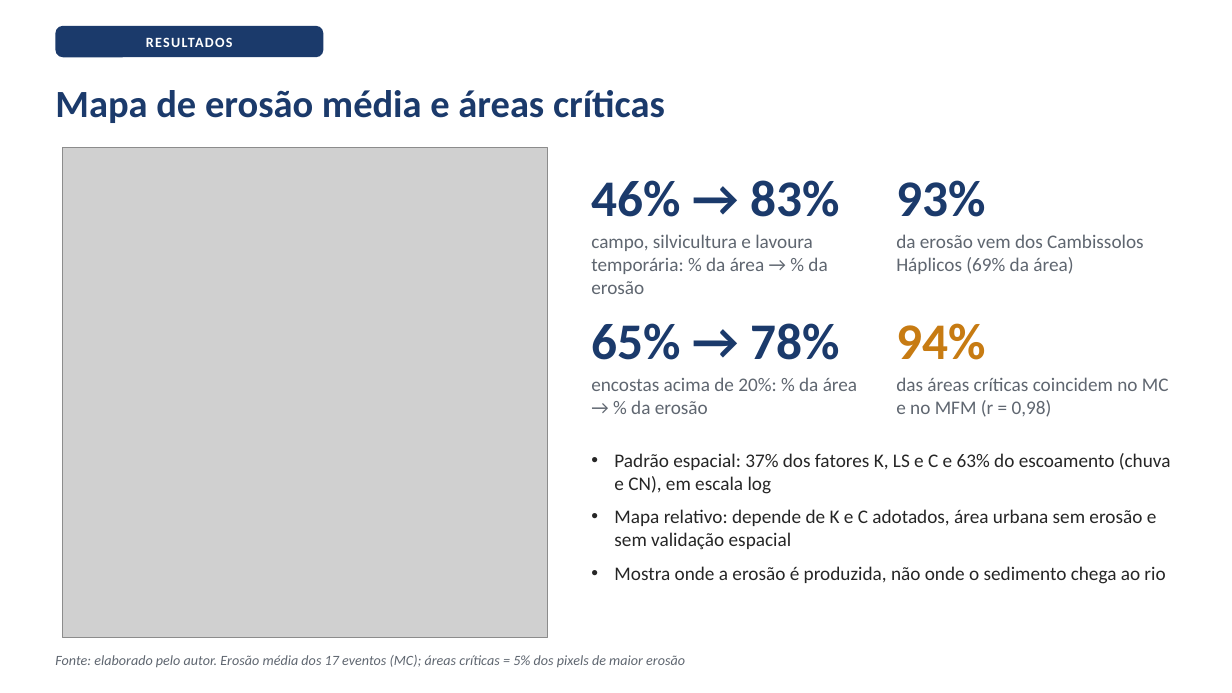
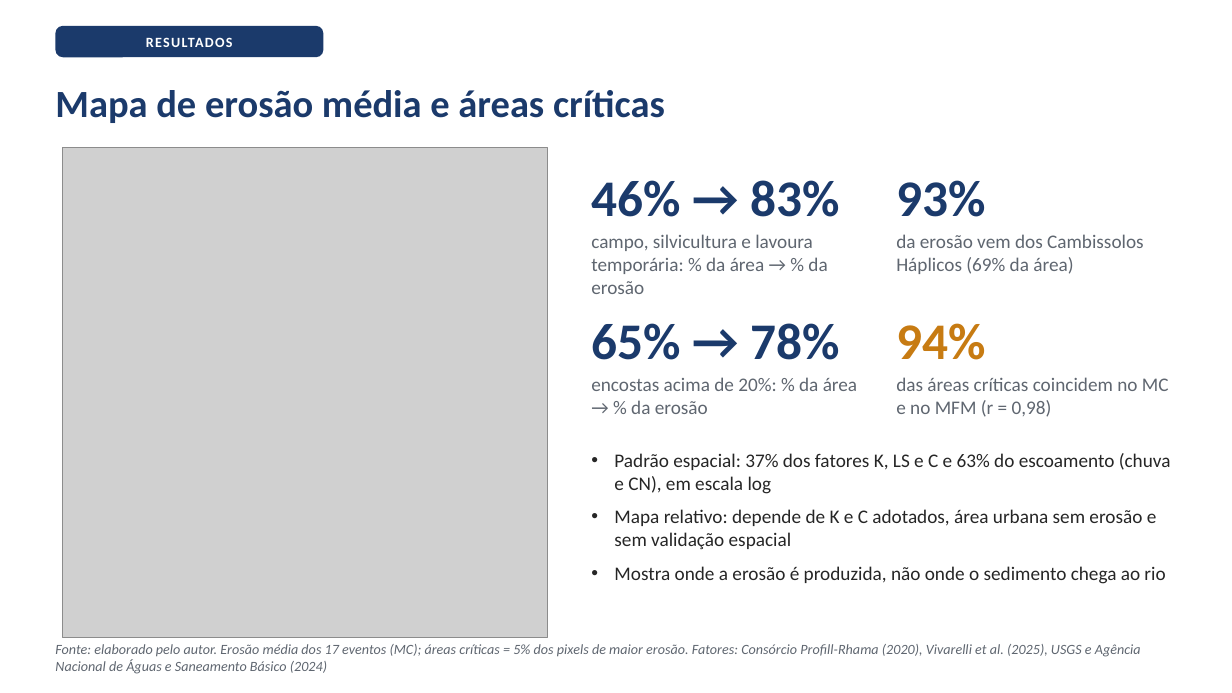
Before and after one commit to mateusvivarelli/TCC, a slide deck: slide 15 of TCC_Texto/slides/slides_11a28_defesa.pptx. Drawn at 1232x693 pixels with LibreOffice and Linux fonts; fonts in the diff are those of the drawing; grey boxes stand for pictures. Boxes give left, top, right and bottom in pixels: in the first picture for what was removed or moved away, otherwise in the second. Text is boxed around its words. In the diff, an @@ line names an element or a change of style, - is before the commit and + after.

```diff
--- a/TCC_Texto/slides/slides_11a28_defesa.pptx
+++ b/TCC_Texto/slides/slides_11a28_defesa.pptx
@@ text at (x1=55, y1=644, x2=1141, y2=674): text changed @@
-Fonte: elaborado pelo autor. Erosão média dos 17 eventos (MC); áreas críticas = 5% dos pixels de maior erosão
+Fonte: elaborado pelo autor. Erosão média dos 17 eventos (MC); áreas críticas = 5% dos pixels de maior erosão. Fatores: Consórcio Profill-Rhama (2020), Vivarelli et al. (2025), USGS e Agência Nacional de Águas e Saneamento Básico (2024)
```
Also in this commit, not shown: 15 other slides changed, 2 other files.
